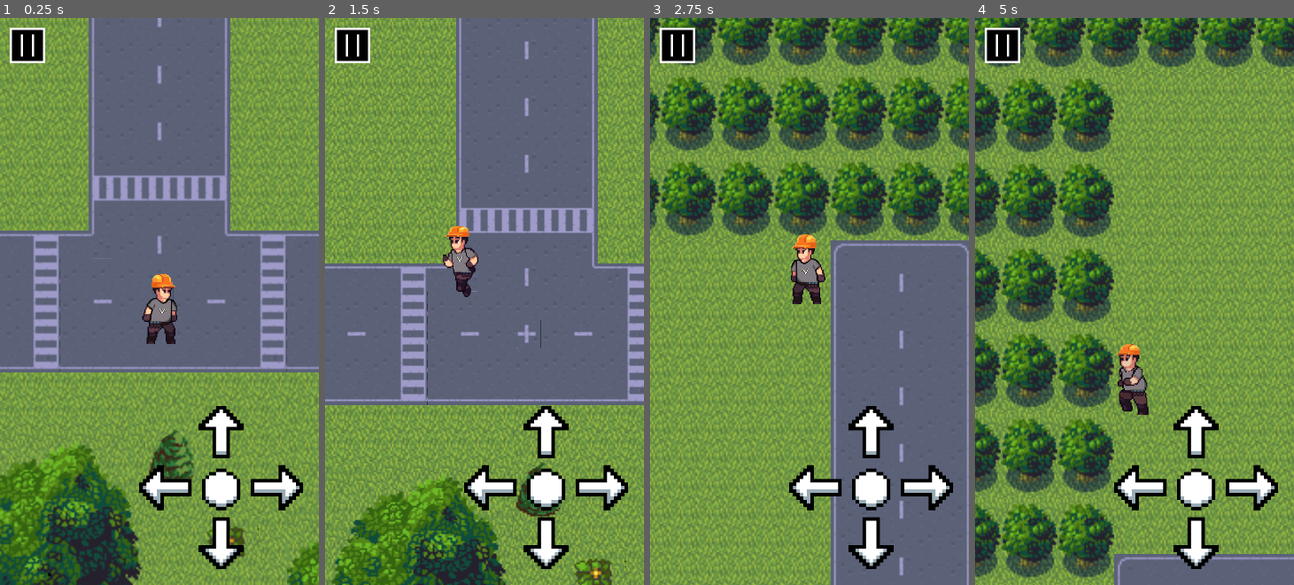
Above: before the commit, frames 1-4 (left to right).
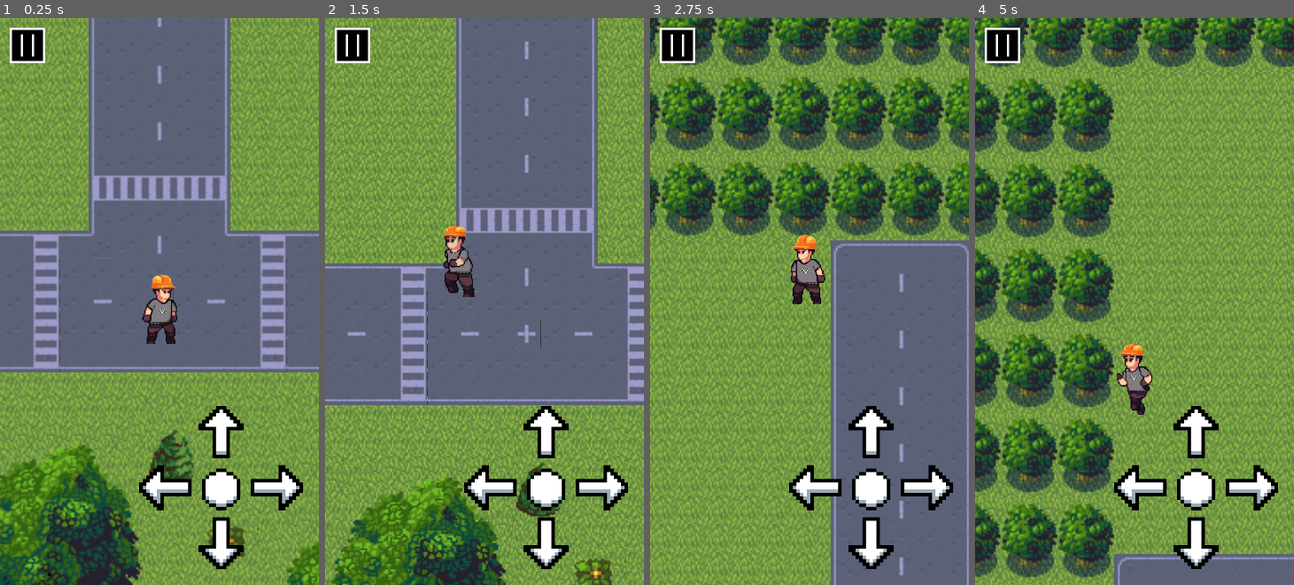
Above: after the commit, the same moments.

Repository: 2023M1T8-Inteli/grupo4
Game: Godot game, scene res://Scenes/Cidade.tscn
The game is run twice, just before and just after one commit, with the same random seed, the same clock (stepped at 60 frames per second) and the same inputs. This scene is started directly instead of the project's main scene.
Inputs (mouse positions are in pixels of both pictures, inside the frame that each line leads up to):
- Up to frame 1 (0.25 s): no input
- Up to frame 2 (1.5 s): click (487, 482) at 0.5 s; tap Enter (start) at 1.25 s; hold W (move_up) from 1.28 s (still down); tap Space (interact) at 1.35 s
- Up to frame 3 (2.75 s): keep holding W (move_up); tap Enter (start) at 2.1 s
- Up to frame 4 (5 s): release W (move_up) at 2.78 s; hold A (move_left) 2.78-4.28 s; tap Space (interact) at 2.85, 4.35 s; tap Enter (start) at 3.6 s; hold S (move_down) from 4.28 s (still down)

The runs differ from the first frame. In frame 1, 0.2% of the frame differs, in the area x 44-56%, y 45-55%; in frame 2, 0.8%; in frame 3, 0.2%; in frame 4, 0.8%, in the area x 44-56%, y 57-70%.

Commit message:
Export game and change ingame version title

Diff:
--- a/src/godot-game/Scenes/Player.tscn
+++ b/src/godot-game/Scenes/Player.tscn
@@ -89,12 +89,11 @@
 
 [node name="ZeCorrendo" type="AnimatedSprite" parent="Ze"]
 frames = SubResource( 12 )
-frame = 2
+frame = 3
 playing = true
 
 [node name="ZeIdle" type="AnimatedSprite" parent="Ze"]
 frames = SubResource( 13 )
-frame = 2
 playing = true
 
 [node name="Camera2D" type="Camera2D" parent="."]
Not shown, changed: docs/index.html
Not shown, changed: docs/index.js
Not shown, changed: docs/index.pck
Not shown, changed: docs/index.wasm
Not shown, changed: executáveis/HTML/index.html
Not shown, changed: executáveis/HTML/index.js
Not shown, changed: executáveis/HTML/index.pck
Not shown, changed: executáveis/HTML/index.wasm
Not shown, changed: executáveis/Windows/group-for.pck
